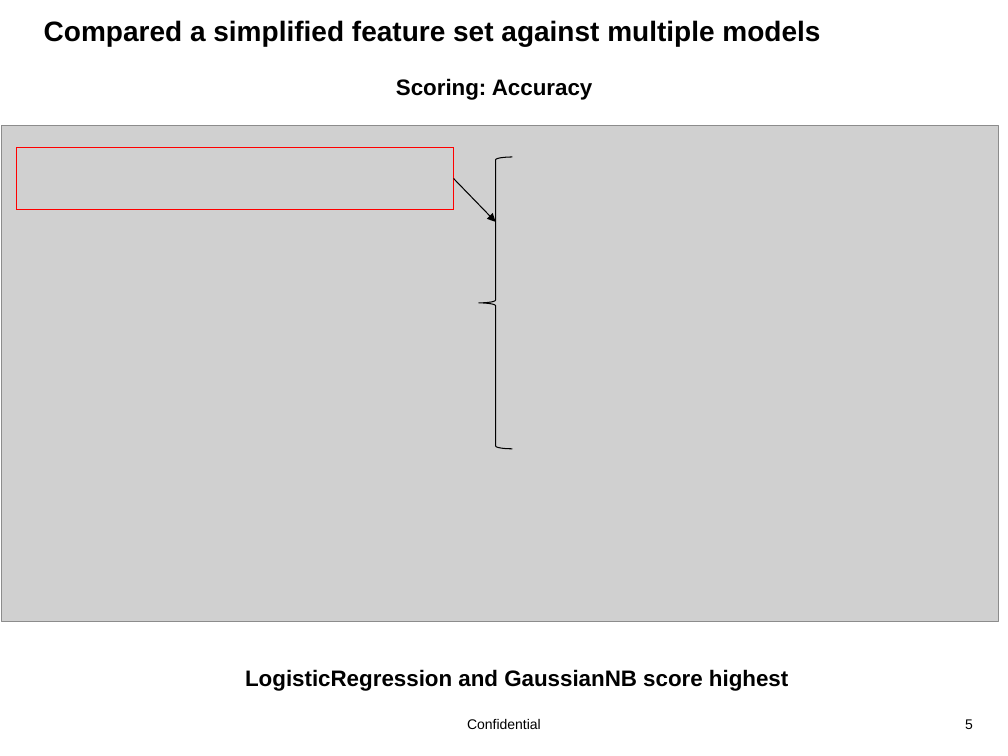
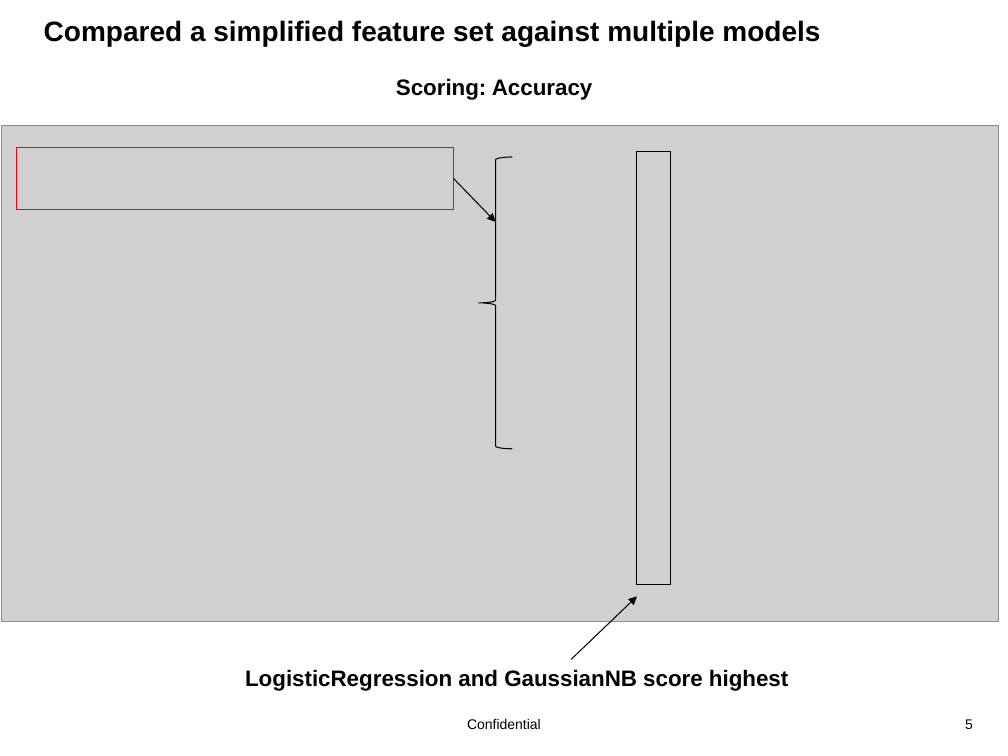
Before and after one commit to Beyondsql/HeartDisease, a slide deck: slide 5 of project_2/Hospital Day Team 1.pptx. Drawn at 1008x756 pixels with LibreOffice and Linux fonts; fonts in the diff are those of the drawing; grey boxes stand for pictures; background and template pictures are left out. Boxes give left, top, right and bottom in pixels: in the first picture for what was removed or moved away, otherwise in the second. Text is boxed around its words. In the diff, an @@ line names an element or a change of style, - is before the commit and + after.

```diff
--- a/project_2/Hospital Day Team 1.pptx
+++ b/project_2/Hospital Day Team 1.pptx
@@ rectangle added at [638, 151, 671, 584], outline #000000 0.75 pt @@
@@ arrow added from (572, 659) to (637, 597), #000000 0.75 pt @@
```
Also in this commit, not shown: 5 other slides changed, 5 slides added, 1 slide removed.
